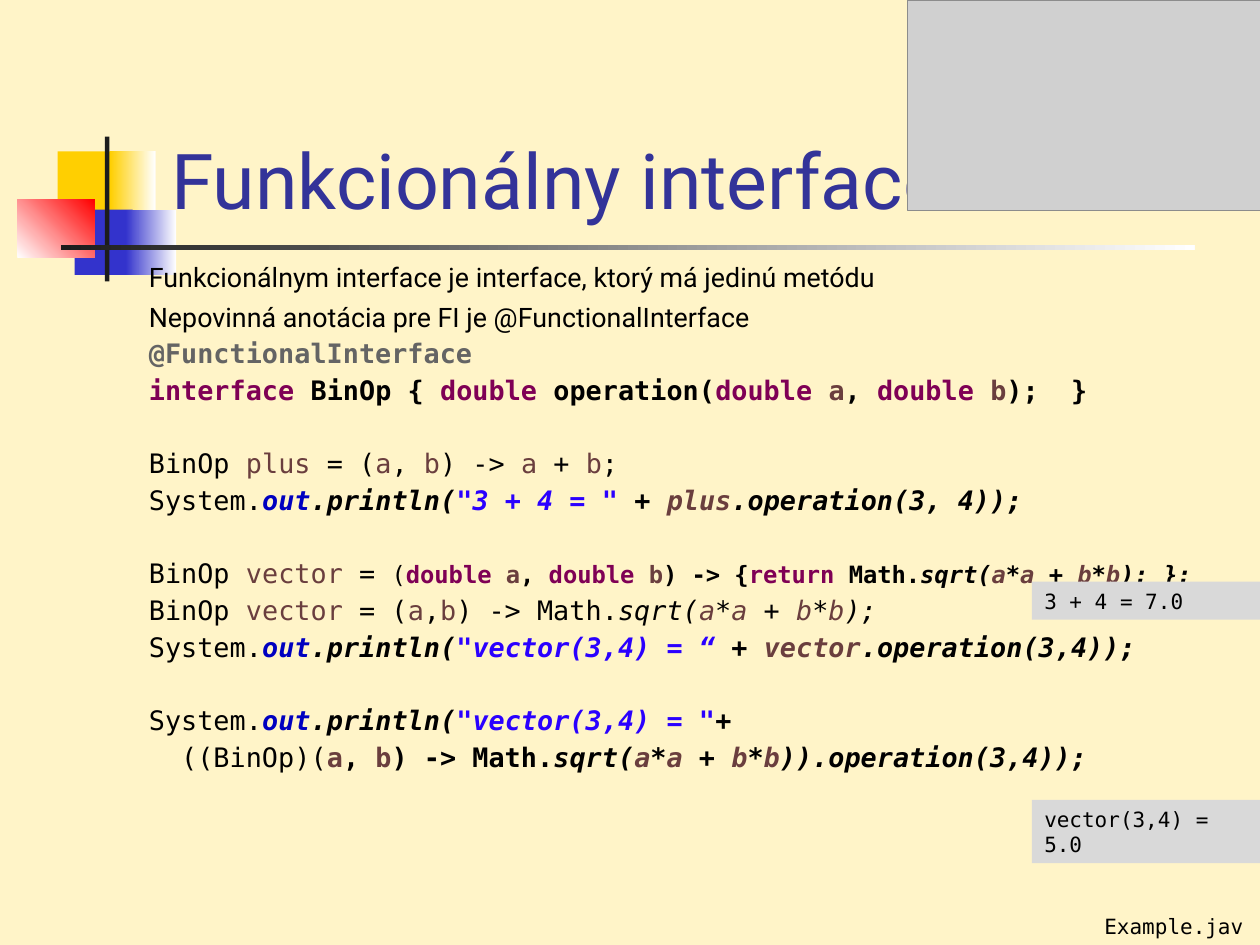
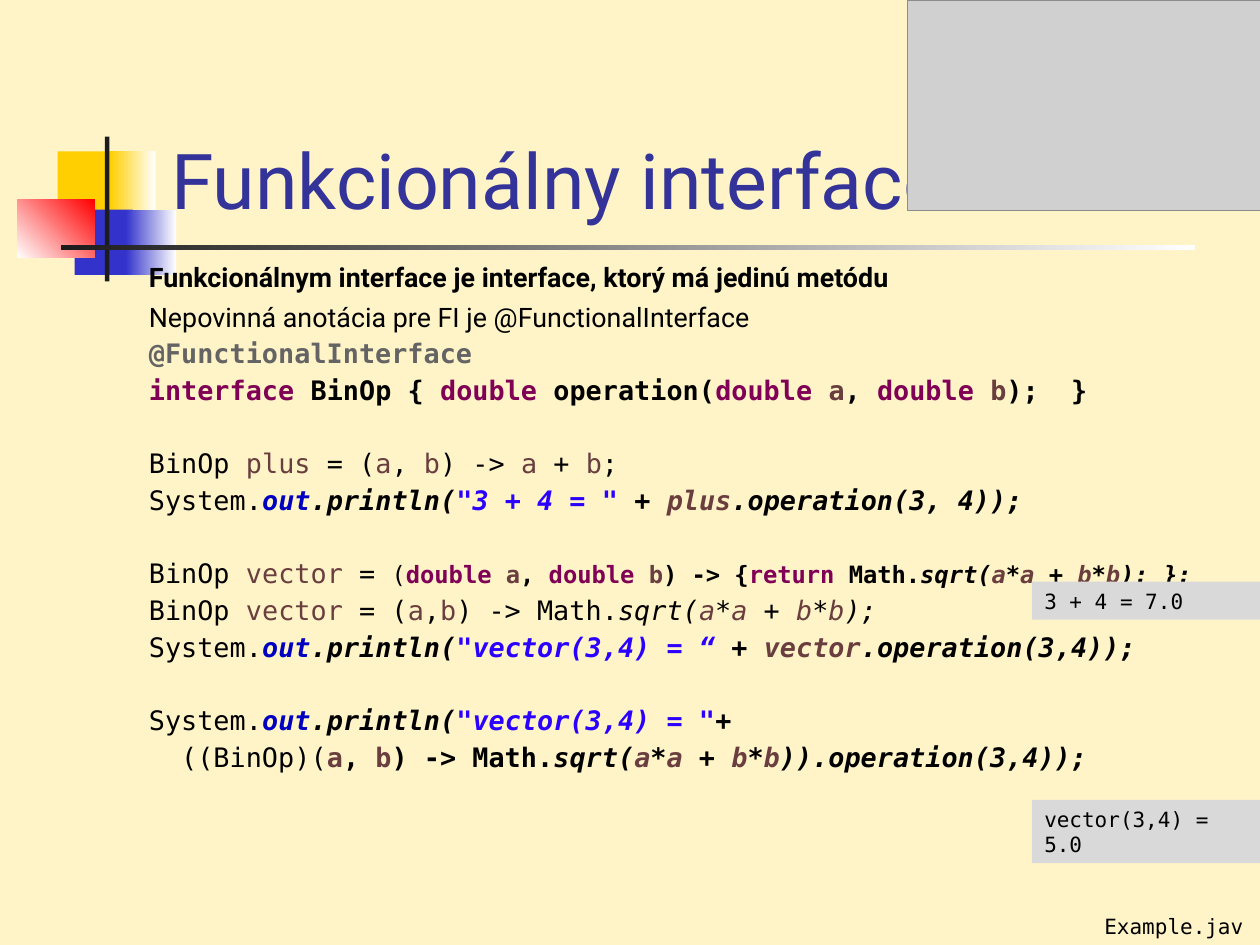
Before and after one commit to Programovanie4/Prednasky, a slide deck: slide 5 of 06Lambda/06_javaStream.ppt. Drawn at 1260x945 pixels with LibreOffice and Linux fonts; fonts in the diff are those of the drawing; grey boxes stand for pictures. Boxes give left, top, right and bottom in pixels: in the first picture for what was removed or moved away, otherwise in the second. Text is boxed around its words. In the diff, an @@ line names an element or a change of style, - is before the commit and + after.

```diff
--- a/06Lambda/06_javaStream.ppt
+++ b/06Lambda/06_javaStream.ppt
@@ text at (149, 262, 889, 293): bold on in "Funkcionálnym interface je interface, ktorý má jedinú ..." @@
```
Also in this commit, not shown: 16 other slides changed, 1 other file.
